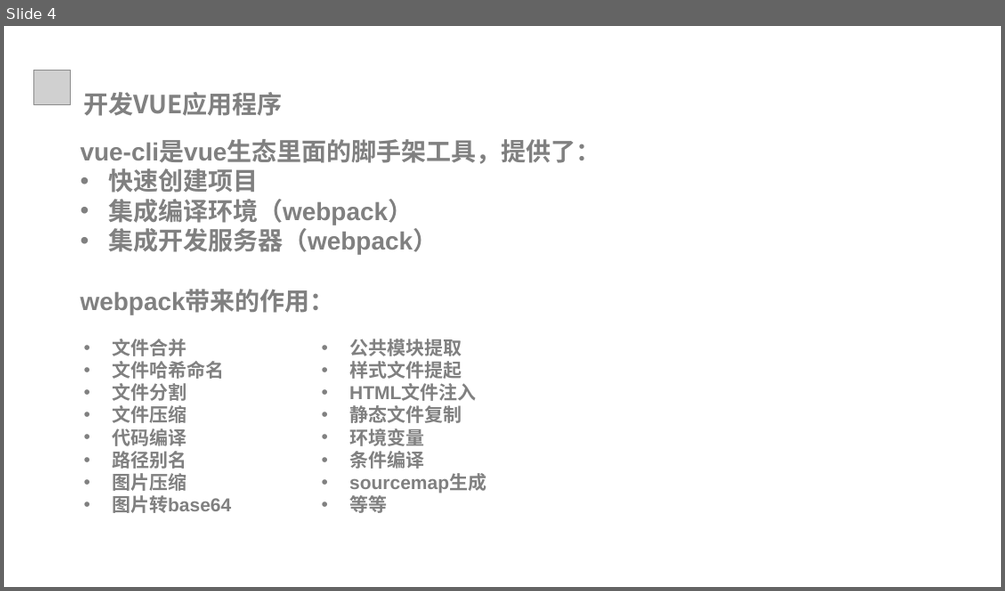
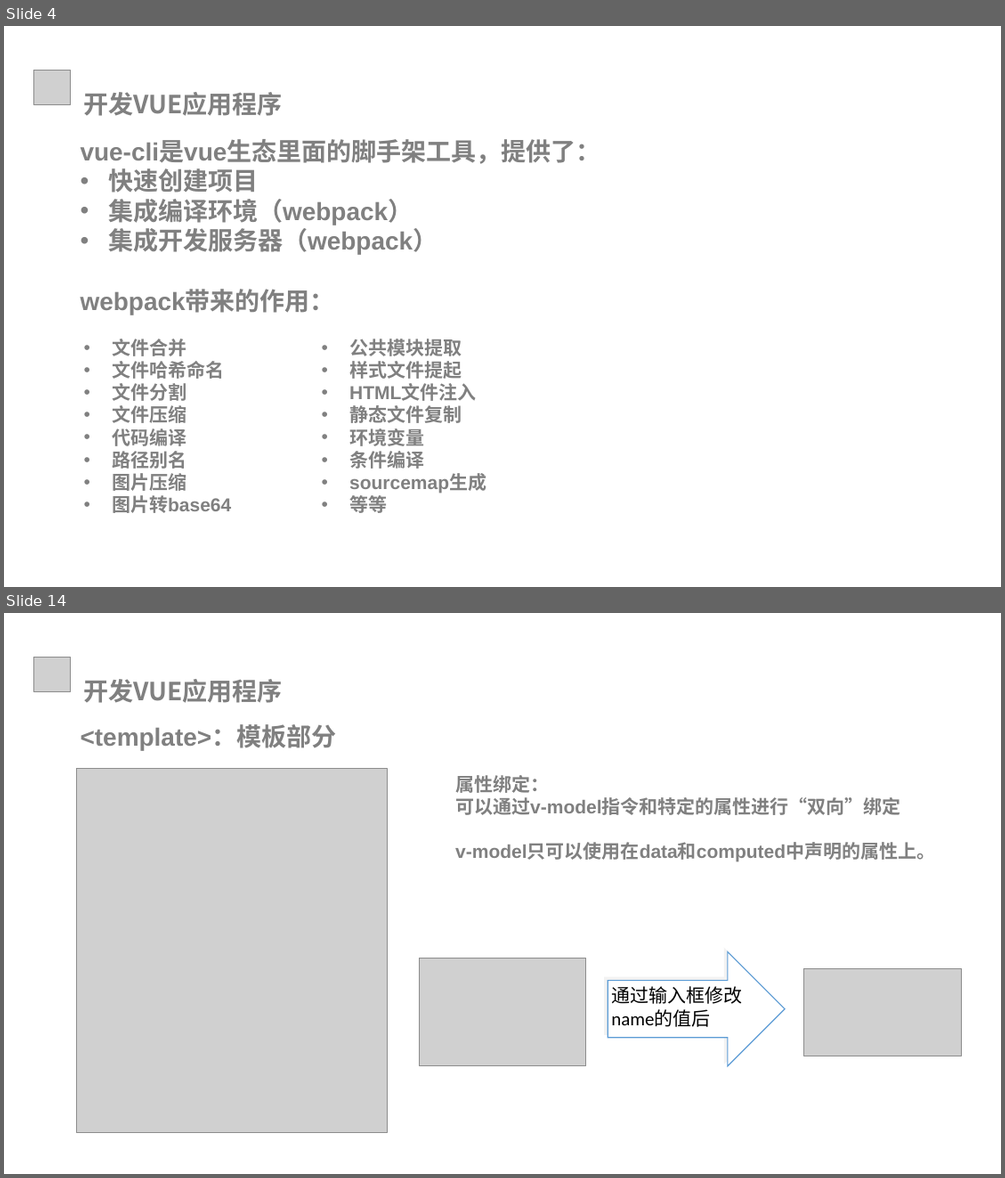
Before and after one commit to xiaozs/ppt, a slide deck: 3.开发VUE应用程序.pptx. Shown one above the other, each under a label of ours: slide 4 before the commit, slides 4 and 14 after it; the slides between them are not shown. The pictures are 1005x591 and 1005x1178 pixels, drawn with LibreOffice and Linux fonts; fonts in the diff are those of the drawing; grey boxes stand for pictures; background and template pictures are left out. Boxes give left, top, right and bottom in pixels: in the first picture for what was removed or moved away, otherwise in the second. Text is boxed around its words. In the diff, an @@ line names an element or a change of style, - is before the commit and + after.

```diff
--- a/3.开发VUE应用程序.pptx
+++ b/3.开发VUE应用程序.pptx
@@ slide 14 added at (4,613,1001,1174), background #FFFFFF @@
@@ picture added at (34,657,71,692) @@
@@ text added at (84,679,283,703), 24 pt, text #808080, bold @@
+开发VUE应用程序
@@ text added at (81,727,337,751), 24 pt, text #808080, bold @@
+<template>：模板部分
@@ picture added at (77,769,388,1132) @@
@@ text added at (455,775,935,862), 18 pt, text #808080, bold @@
+属性绑定：
+可以通过v-model指令和特定的属性进行“双向”绑定
+v-model只可以使用在data和computed中声明的属性上。
@@ picture added at (419,957,586,1066) @@
@@ right arrow added at (607,952,785,1066), fill #FFFFFF, outline #5B9BD5 1 pt, 18 pt, text #000000 @@
+通过输入框修改name的值后
@@ picture added at (803,968,961,1055) @@
```
Also in this commit, not shown: 3 slides changed, 15 other slides added, 37 other files.
